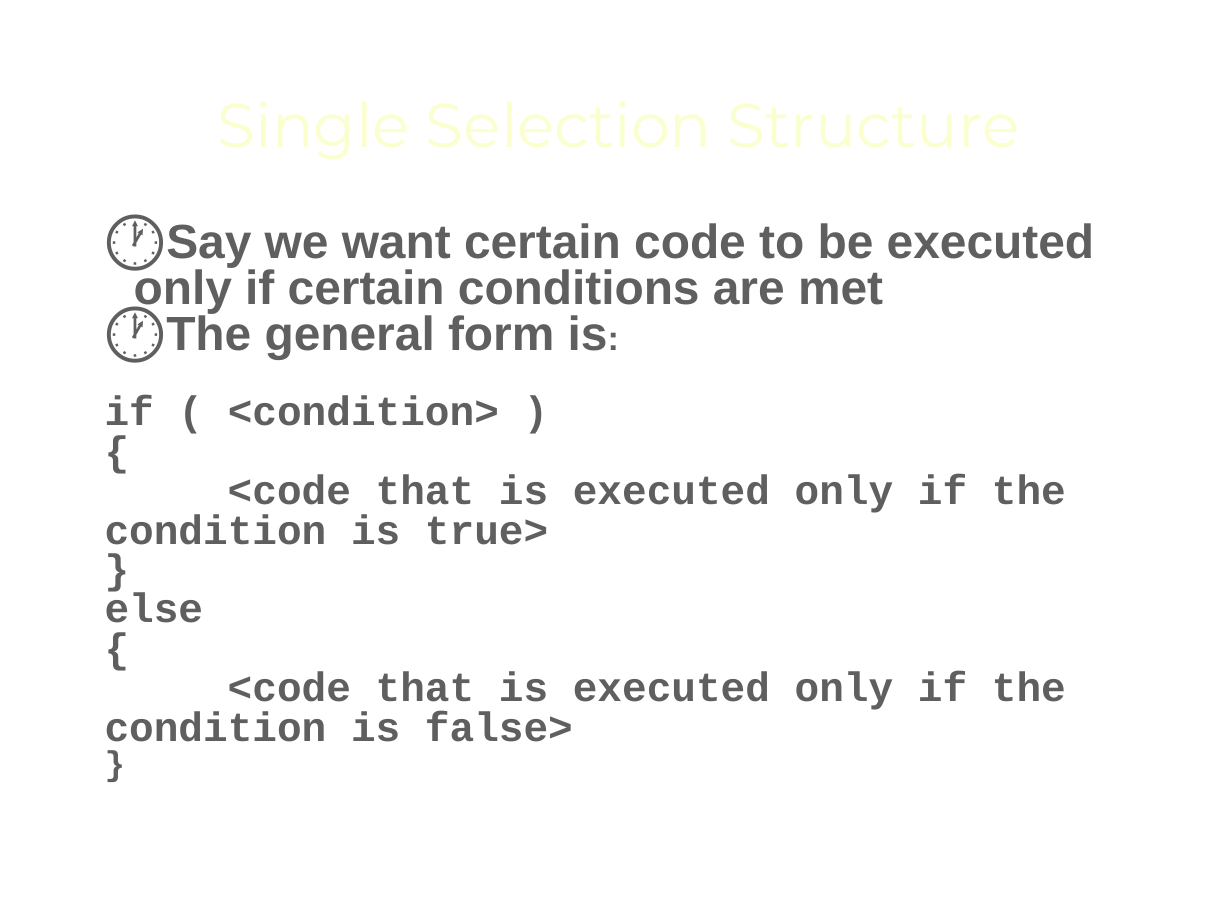
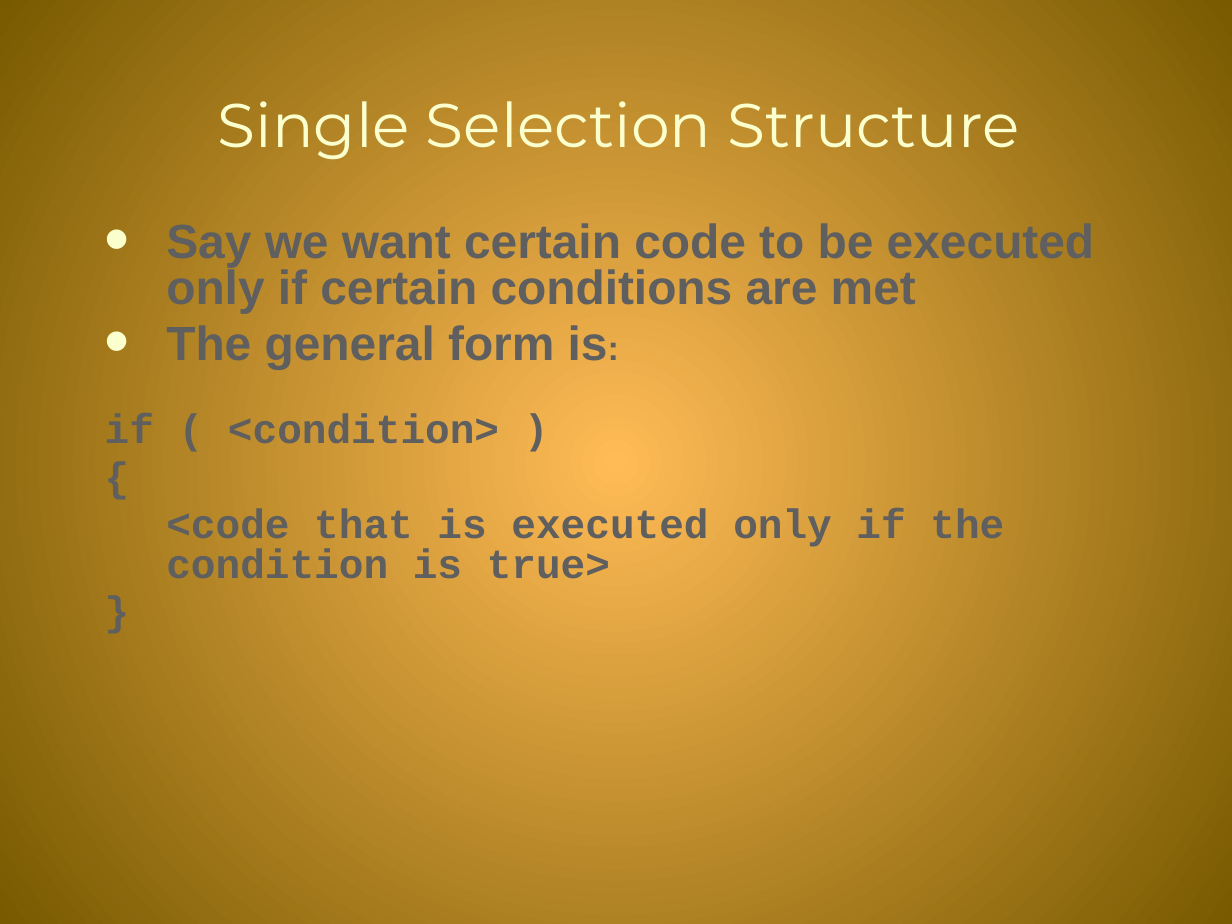
Before and after one commit to mjtrujillo10/Intro_To_C, a slide deck: slide 12 of 00_Lecture_Notes/Packet #3-16 - Control Structures.pptx. Drawn at 1232x924 pixels with LibreOffice and Linux fonts; fonts in the diff are those of the drawing; background and template pictures are left out. Boxes give left, top, right and bottom in pixels: in the first picture for what was removed or moved away, otherwise in the second. Text is boxed around its words. In the diff, an @@ line names an element or a change of style, - is before the commit and + after.

```diff
--- a/00_Lecture_Notes/Packet #3-16 - Control Structures.pptx
+++ b/00_Lecture_Notes/Packet #3-16 - Control Structures.pptx
@@ background #FFFFFF to gradient #FFBB57 to #795B00 @@
@@ text "Say we want certain code ..." at (105,223,1094,579): bullet 🕐 to •; more space between paragraphs; indent changed @@
@@ text at (105,593,1066,753): paragraphs removed @@
-else
-{
-<code that is executed only if the condition is false>
-}
```
Also in this commit, not shown: 58 other slides changed, 11 other files.
